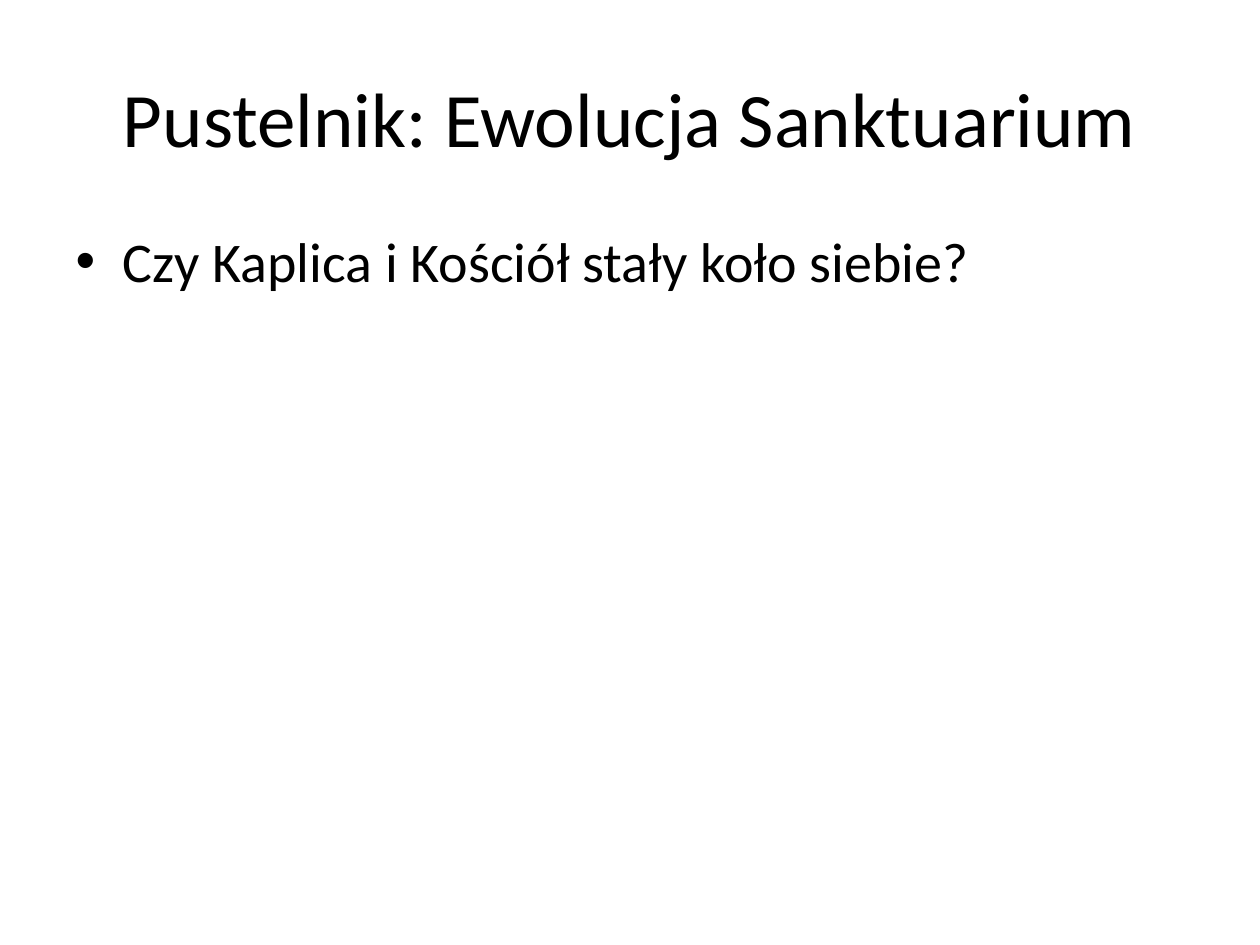
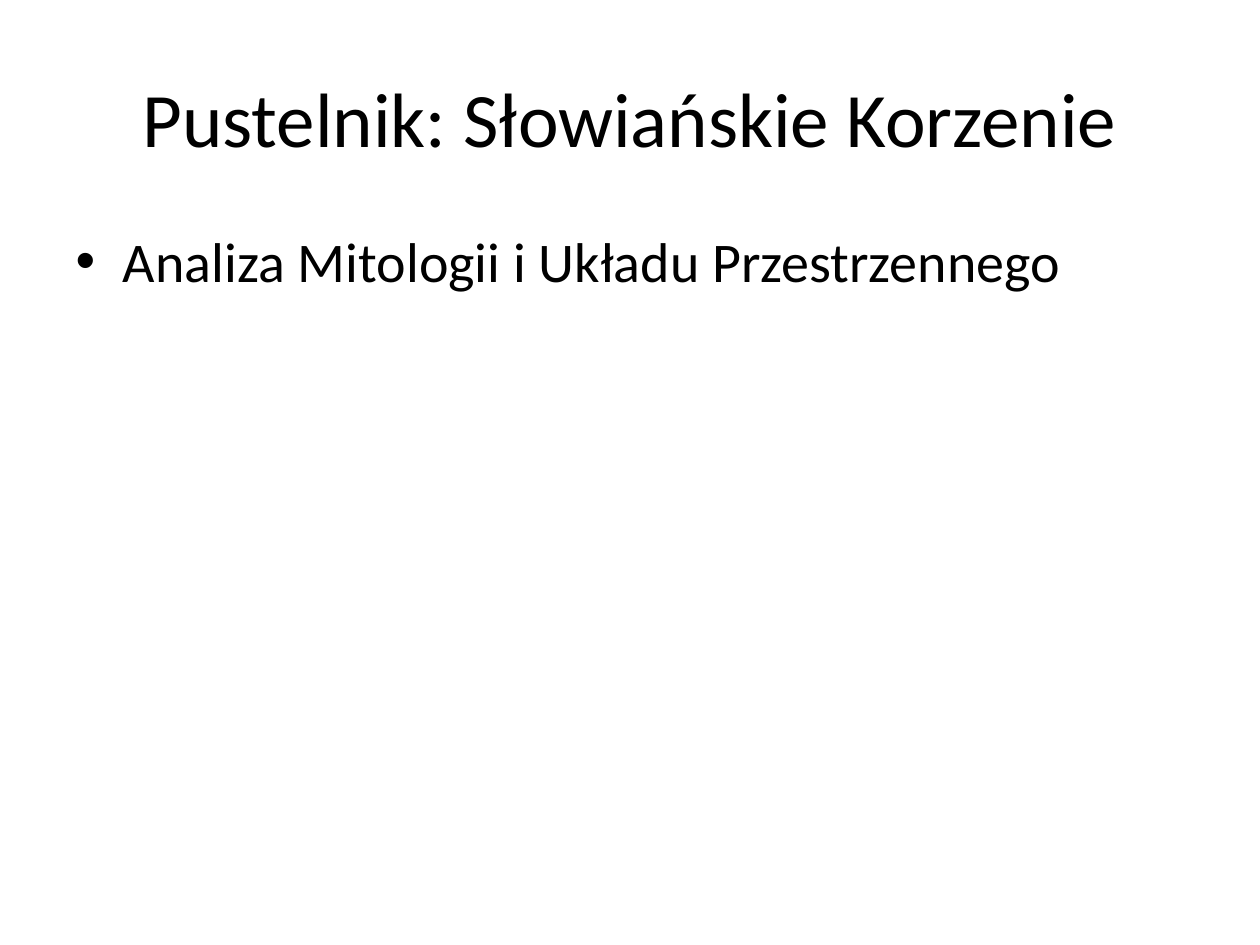
Before and after one commit to lindi2k23-eng/pustel, a slide deck: slide 1 of Analiza_Historyczno-Badawcza_Najnowszego Pustelnika170520266.pptx. Drawn at 1260x945 pixels with LibreOffice and Linux fonts; fonts in the diff are those of the drawing. Boxes give left, top, right and bottom in pixels: in the first picture for what was removed or moved away, otherwise in the second. Text is boxed around its words. In the diff, an @@ line names an element or a change of style, - is before the commit and + after.

```diff
--- a/Analiza_Historyczno-Badawcza_Najnowszego Pustelnika170520266.pptx
+++ b/Analiza_Historyczno-Badawcza_Najnowszego Pustelnika170520266.pptx
@@ title at (142, 93, 1116, 148): text changed @@
-Pustelnik: Ewolucja Sanktuarium
+Pustelnik: Słowiańskie Korzenie
@@ text at (123, 243, 1060, 292): text changed @@
-• Czy Kaplica i Kościół stały koło siebie?
+• Analiza Mitologii i Układu Przestrzennego
```
Also in this commit, not shown: 2 other slides changed, 3 slides added, 3 slides removed, 2 other files.
